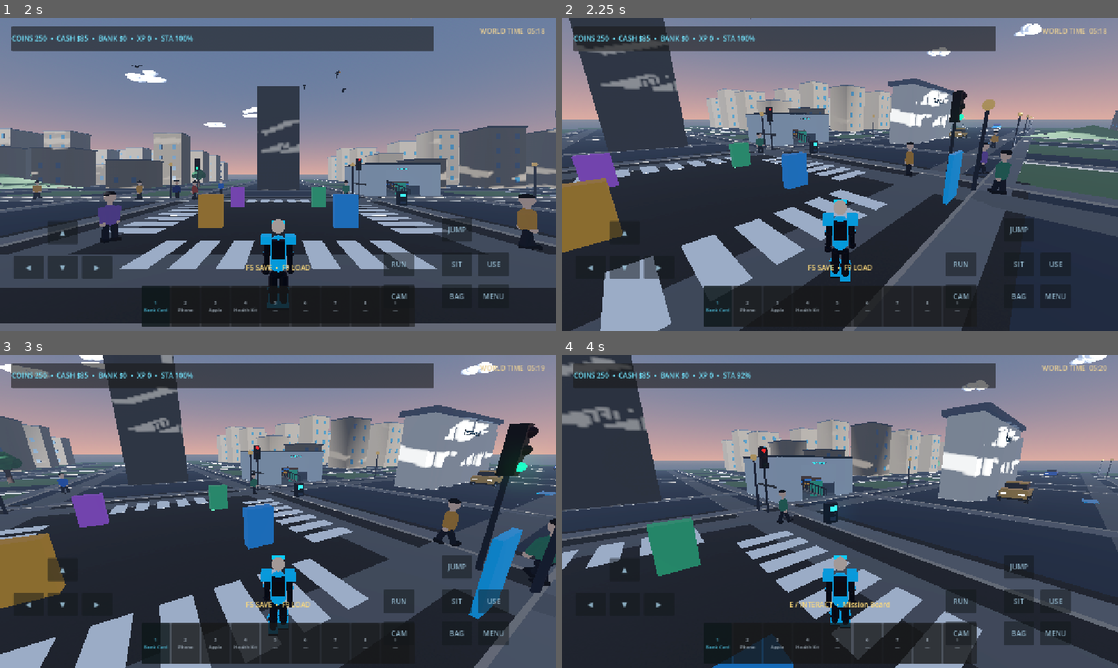
Above: before the commit, frames 1-4 (two rows, left to right).
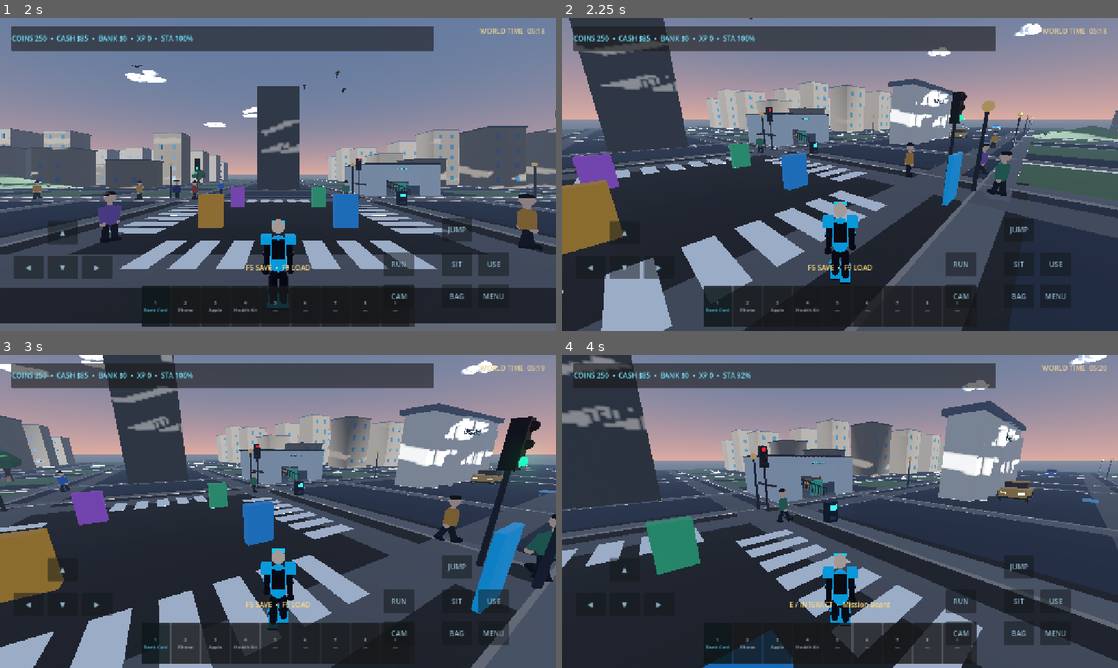
Above: after the commit, the same moments.

Repository: arezosaleh040-wq/Stickman
Game: Godot game, scene res://scenes/main.tscn
Same seed, same stepped clock (60 frames per second), same inputs: the game is played once before the commit and once after it.
Inputs (mouse positions are in pixels of both pictures, inside the frame that each line leads up to):
- Up to frame 1 (2 s): click "▲" at 0.5 s; click "▶ PLAY" at 1.25 s
- Up to frame 2 (2.25 s): tap Enter at 2 s; move the mouse to (867, 174) at 2.02 s; hold W (move_forward) from 2.03 s (still down); hold Ctrl (crouch) from 2.03 s (still down); click (867, 174) at 2.17 s
- Up to frame 3 (3 s): keep holding W (move_forward); tap Space (jump) at 2.27, 2.57 s; move the mouse to (250, 511) at 2.77 s; release Ctrl (crouch) at 2.78 s; tap Ctrl (crouch) at 2.85 s
- Up to frame 4 (4 s): keep holding W (move_forward); tap Space (jump) at 3.02, 3.32 s; move the mouse to (851, 505) at 3.52 s; hold Shift (sprint) from 3.53 s (still down); tap Ctrl (crouch) at 3.8 s

Frame 1 is identical in both runs. In frame 2, 3.8% of the frame differs, in the area x 0-100%, y 0-100%; in frame 3, 11%; in frame 4, 5.3%.
Error in both runs: Invalid call. Nonexistent 'float' constructor. (res://scripts/player.gd:371)

Commit message:
Smooth camera transitions while crouching

Diff:
--- a/scripts/player.gd
+++ b/scripts/player.gd
@@ -138,7 +138,7 @@
 		velocity.x = move_toward(velocity.x, 0.0, braking * delta)
 		velocity.z = move_toward(velocity.z, 0.0, braking * delta)
 
-	camera_pivot.position.y = 1.12 if crouching else 1.55
+	camera_pivot.position.y = lerpf(camera_pivot.position.y, 1.12 if crouching else 1.55, delta * 10.0)
 
 	if jump_buffer_timer > 0.0 and coyote_timer > 0.0 and not crouching:
 		velocity.y = jump_velocity
